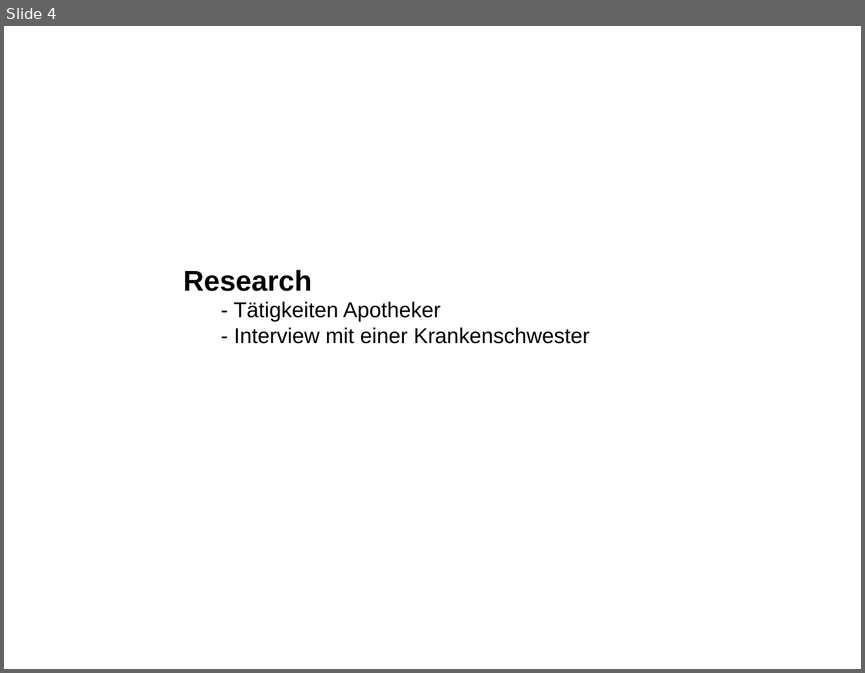
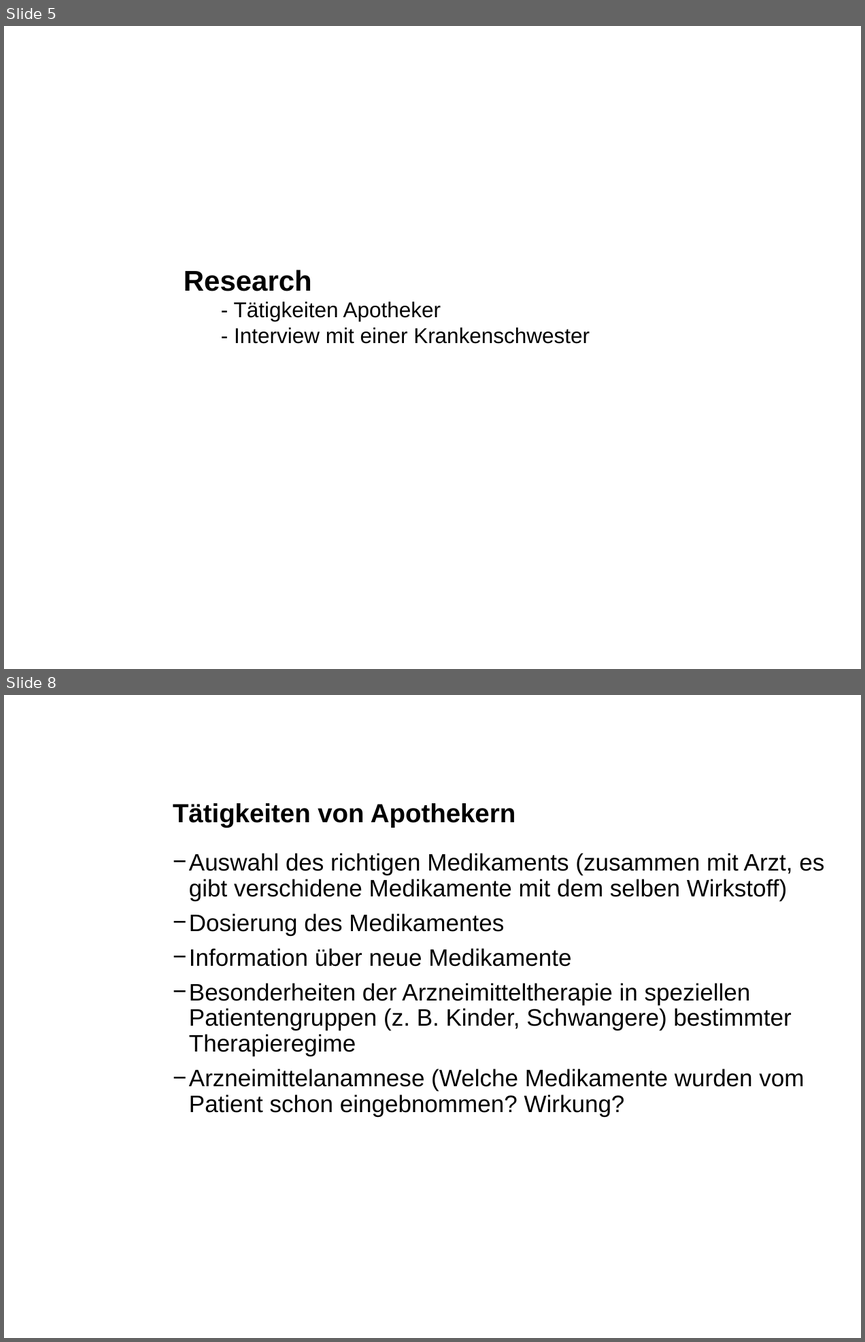
Before and after one commit to andef4/ch.bfh.bti7081.s2013.blue, a slide deck: doc/task03/task03.ppt. Shown one above the other, each under a label of ours: slide 4 before the commit, slides 5 and 8 after it; the slides between them are not shown. The pictures are 865x673 and 865x1342 pixels, drawn with LibreOffice and Linux fonts; fonts in the diff are those of the drawing; background and template pictures are left out. Boxes give left, top, right and bottom in pixels: in the first picture for what was removed or moved away, otherwise in the second. Text is boxed around its words. In the diff, an @@ line names an element or a change of style, - is before the commit and + after.

```diff
--- a/doc/task03/task03.ppt
+++ b/doc/task03/task03.ppt
@@ slide 8 added at <box>4,695,861,1338</box>, background picture (left out) @@
@@ text added at <box>173,705,601,743</box>, 12 pt, text #FFFFFF, bold @@
+Berner Fachhochschule
@@ text added at <box>173,803,515,827</box>, 22 pt, text #000000, bold @@
+Tätigkeiten von Apothekern
@@ text added at <box>189,853,824,1117</box>, 20 pt, text #000000 @@
+    − Auswahl des richtigen Medikaments (zusammen mit Arzt, es gibt verschidene Medikamente mit dem selben Wirkstoff)
+    − Dosierung des Medikamentes
+    − Information über neue Medikamente
+    − Besonderheiten der Arzneimitteltherapie in speziellen Patientengruppen (z. B. Kinder, Schwangere) bestimmter Therapieregime
+    − Arzneimittelanamnese (Welche Medikamente wurden vom Patient schon eingebnommen? Wirkung?
@@ what was slide 4 is now slide 5 @@
```
Also in this commit, not shown: 10 slides changed, 1 other slide added.
